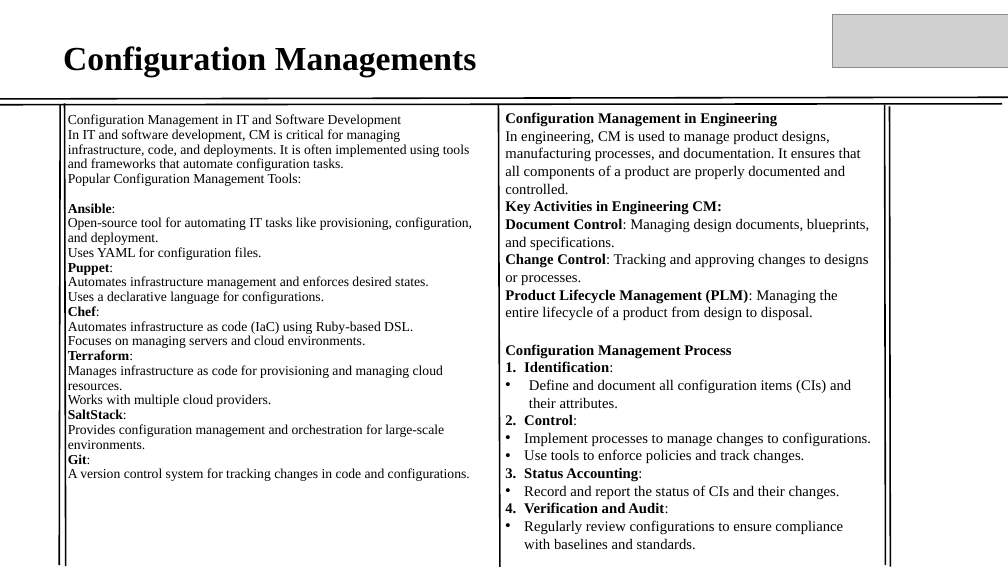
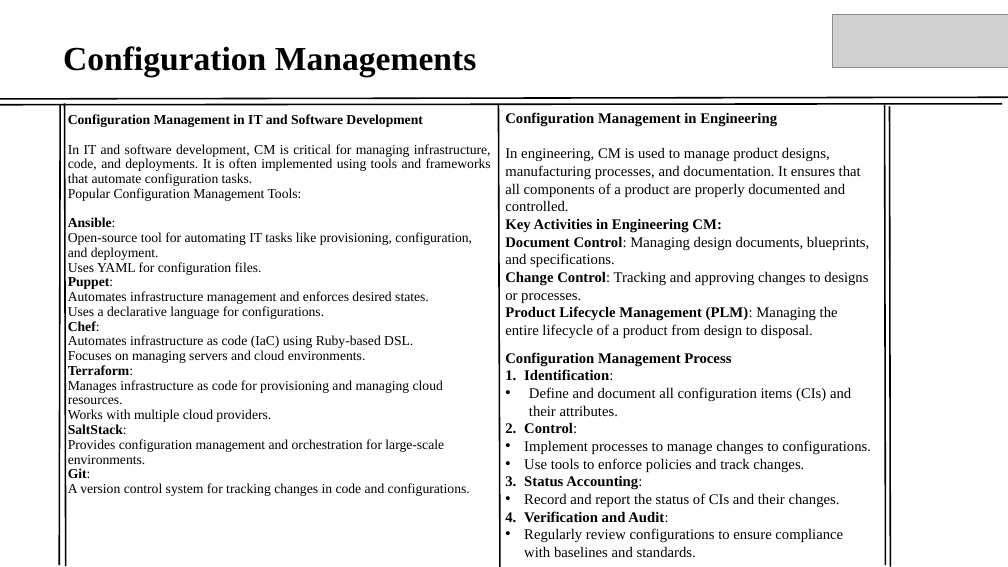
Before and after one commit to keshav-xenon/linux-task, a slide deck: slide 10 of module 3.pptx. Drawn at 1008x567 pixels with LibreOffice and Linux fonts; fonts in the diff are those of the drawing; grey boxes stand for pictures. Boxes give left, top, right and bottom in pixels: in the first picture for what was removed or moved away, otherwise in the second. Text is boxed around its words. In the diff, an @@ line names an element or a change of style, - is before the commit and + after.

```diff
--- a/module 3.pptx
+++ b/module 3.pptx
@@ text at bbox=[68, 114, 491, 201]: bold on in "Configuration Management in IT and Software Development"; alignment left to justified @@
@@ text "Configuration Management in Engineering" rewrapped from bbox=[505, 112, 870, 320] to bbox=[505, 112, 870, 338] @@
@@ text "Configuration Management Process": place and size @@
-text "Configuration Management Process" at bbox=[505, 344, 871, 549]
+text "Configuration Management Process" at bbox=[505, 352, 871, 557]
```
Also in this commit, not shown: 8 other slides changed.
